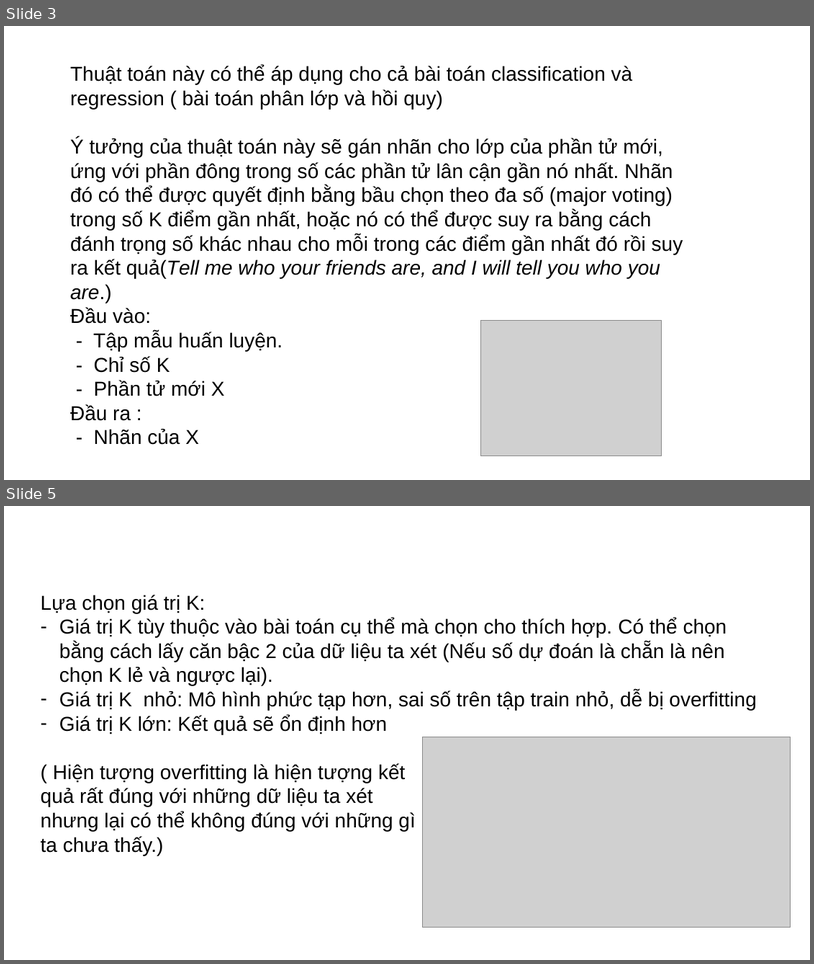
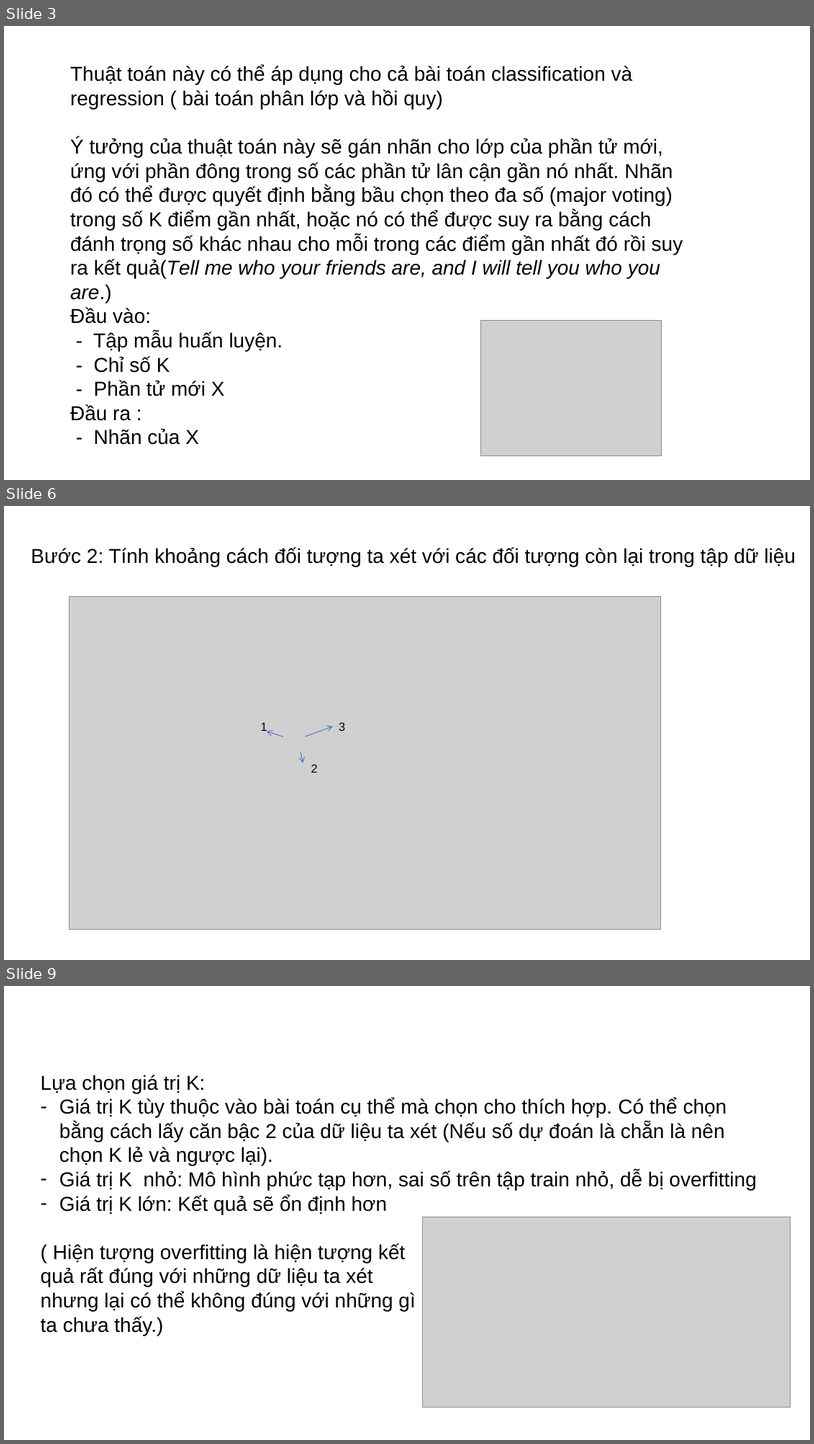
Before and after one commit to doanquocnhan/Credit-Card-Fraud-Detection-Using-KNN, a slide deck: BaoCao_4Tuandau.pptx. Shown one above the other, each under a label of ours: slides 3 and 5 before the commit, slides 3, 6 and 9 after it; the slides between them are not shown. The pictures are 814x964 and 814x1444 pixels, drawn with LibreOffice and Linux fonts; fonts in the diff are those of the drawing; grey boxes stand for pictures. Boxes give left, top, right and bottom in pixels: in the first picture for what was removed or moved away, otherwise in the second. Text is boxed around its words. In the diff, an @@ line names an element or a change of style, - is before the commit and + after.

```diff
--- a/BaoCao_4Tuandau.pptx
+++ b/BaoCao_4Tuandau.pptx
@@ slide 6 added at (4,506,810,960), background #FFFFFF @@
@@ text added at (31,547,796,566), 24 pt, text #000000 @@
+Bước 2: Tính khoảng cách đối tượng ta xét với các đối tượng còn lại trong tập dữ liệu
@@ arrow added from (283, 736) to (267, 731), #3F6FC3 0.75 pt @@
@@ arrow added from (305, 736) to (333, 726), #3F6FC3 0.75 pt @@
@@ group added at (69,596,661,929): 3 texts, 1 picture @@
+1
+2
+3
@@ arrow added from (301, 752) to (303, 762), #3F6FC3 0.75 pt @@
@@ what was slide 5 is now slide 9 @@
```
Also in this commit, not shown: 2 slides changed, 4 other slides added.
